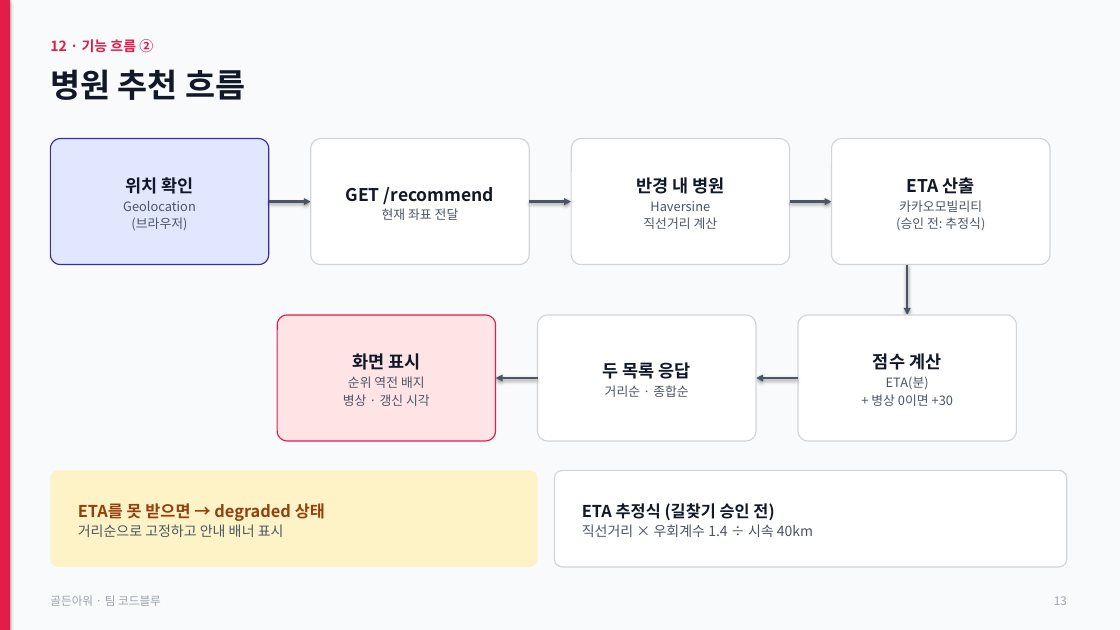
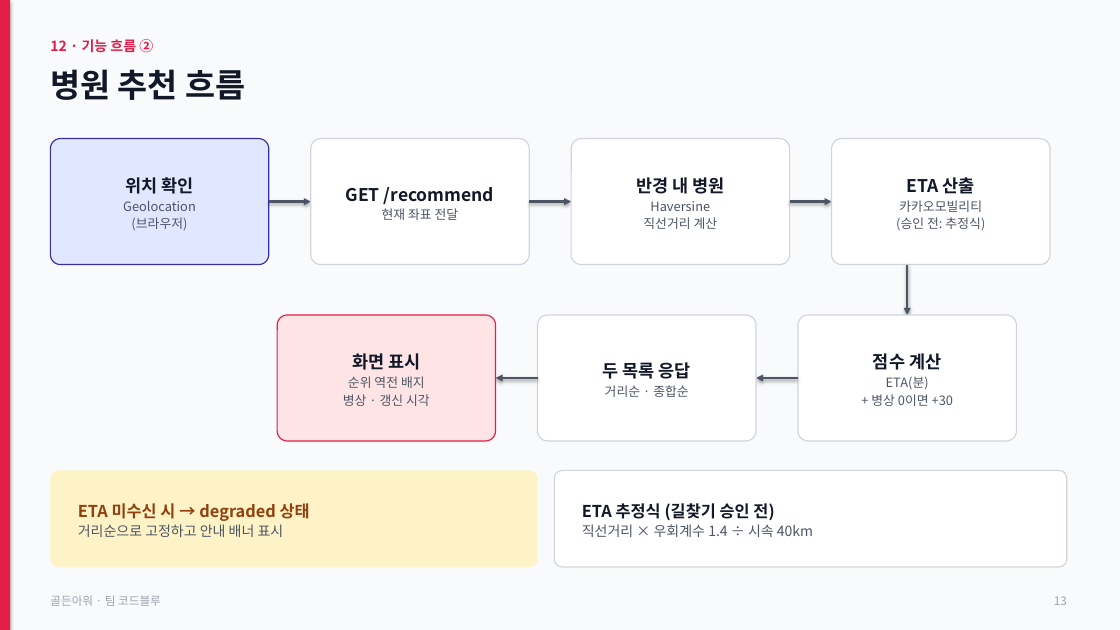
Before and after one commit to jhh1216/hourppt, a slide deck: slide 13 of golden-hour.pptx. Drawn at 1120x630 pixels with LibreOffice and Linux fonts; fonts in the diff are those of the drawing. Boxes give left, top, right and bottom in pixels: in the first picture for what was removed or moved away, otherwise in the second. Text is boxed around its words. In the diff, an @@ line names an element or a change of style, - is before the commit and + after.

```diff
--- a/golden-hour.pptx
+++ b/golden-hour.pptx
@@ text in rounded rectangle at bbox=[78, 503, 310, 521]: text changed @@
-ETA를 못 받으면 → degraded 상태
+ETA 미수신 시 → degraded 상태
```
Also in this commit, not shown: 7 other slides changed, 2 other files.
